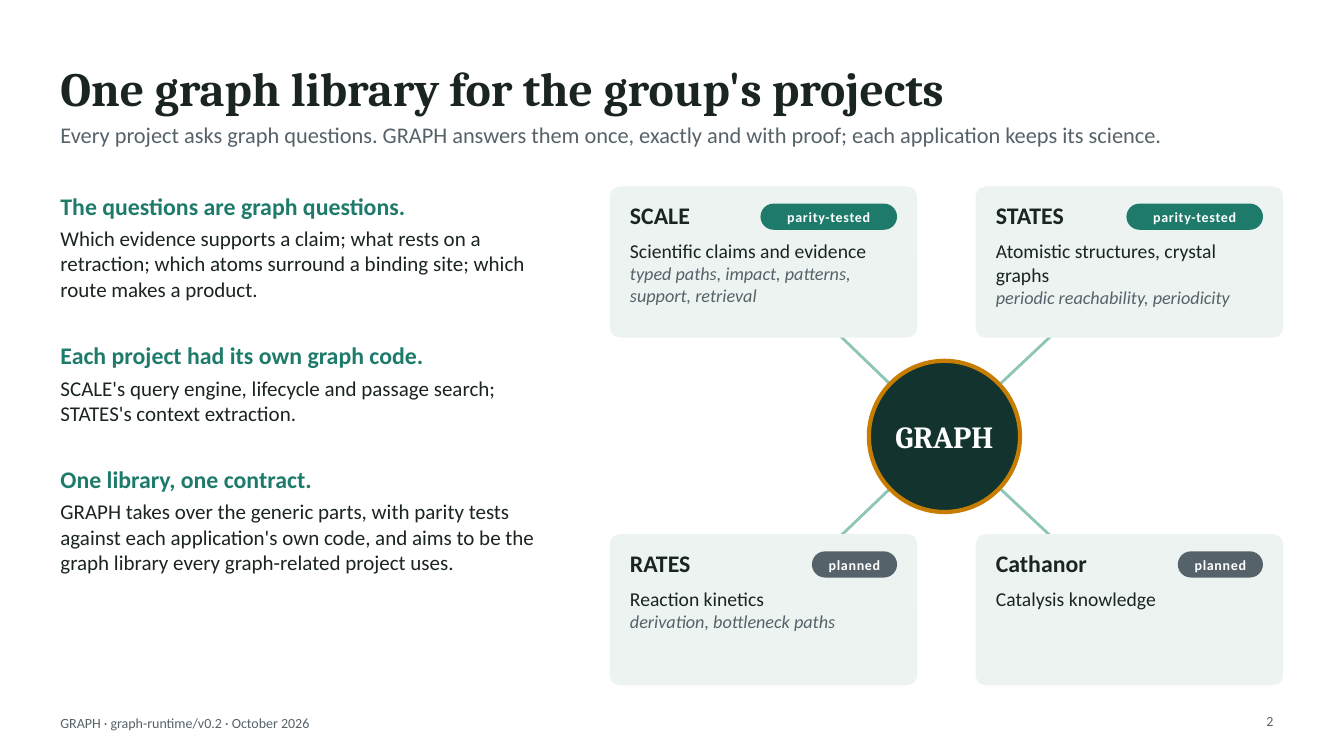
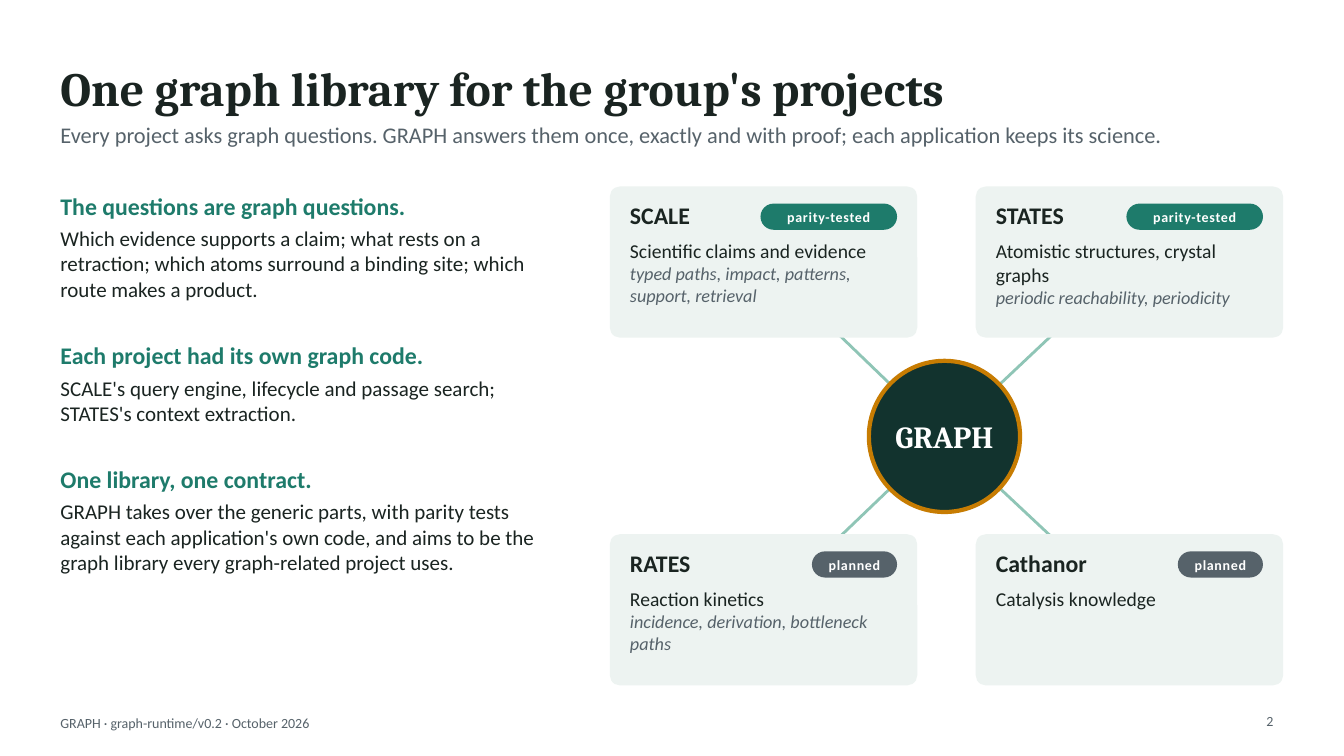
Before and after one commit to hlxin/graph, a slide deck: slide 2 of docs/GRAPH_slides.pptx. Drawn at 1344x756 pixels with LibreOffice and Linux fonts; fonts in the diff are those of the drawing. Boxes give left, top, right and bottom in pixels: in the first picture for what was removed or moved away, otherwise in the second. Text is boxed around its words. In the diff, an @@ line names an element or a change of style, - is before the commit and + after.

```diff
--- a/docs/GRAPH_slides.pptx
+++ b/docs/GRAPH_slides.pptx
@@ text at <box>630,615,867,653</box>: text changed @@
-derivation, bottleneck paths
+incidence, derivation, bottleneck paths
```
Also in this commit, not shown: 9 other slides changed, 1 slide added, 3 other files.
